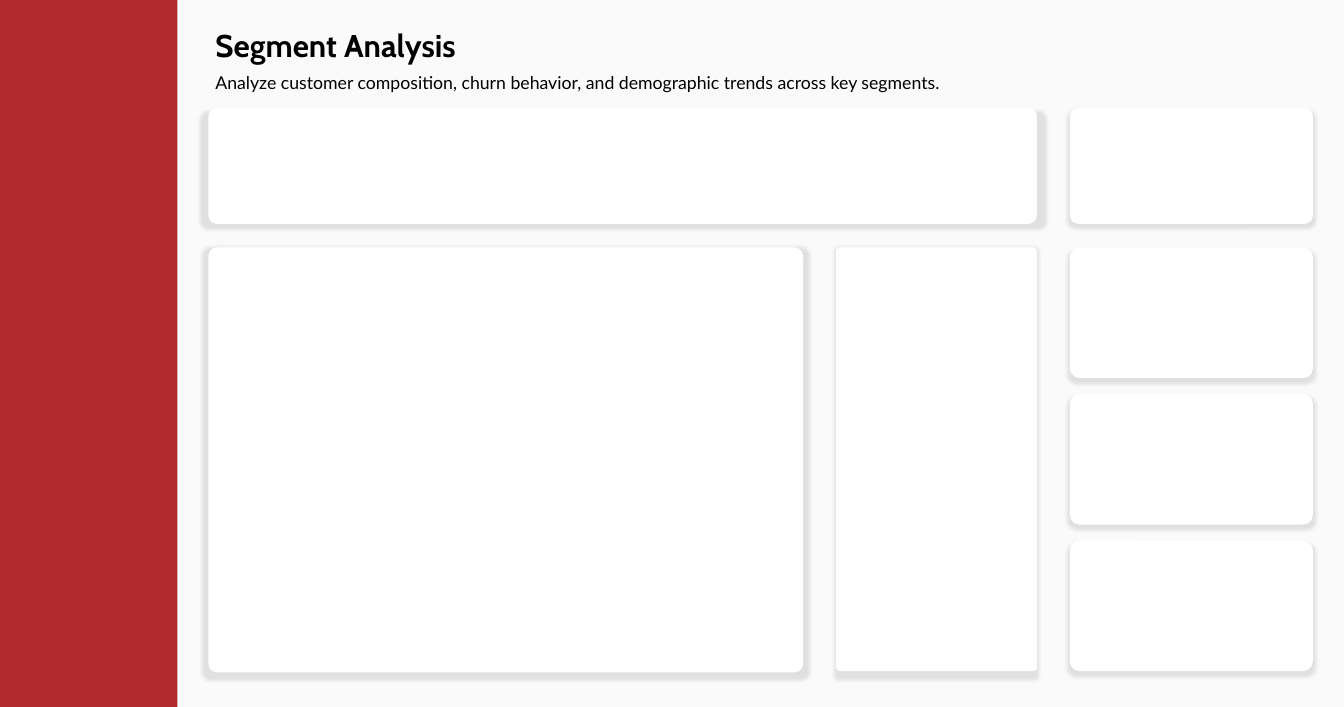
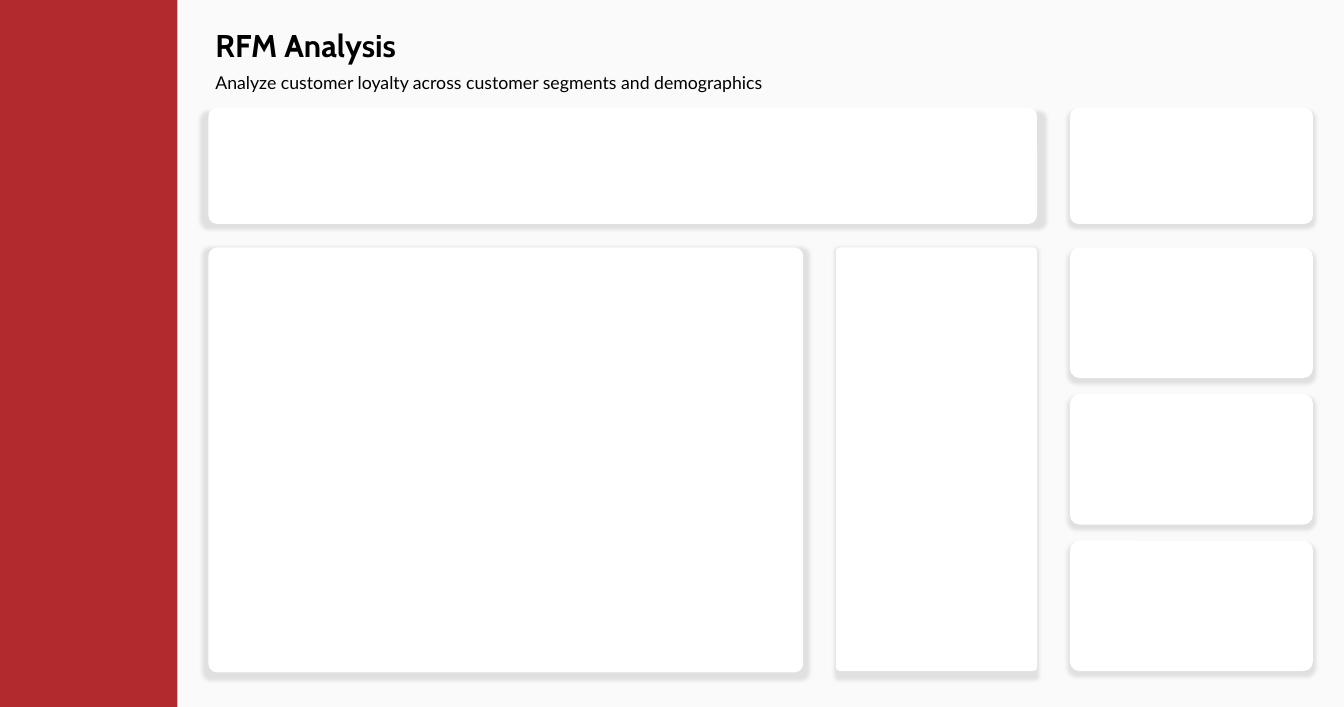
Before and after one commit to Truong2003-tqd/Highlands-Customer-Analysis, a slide deck: slide 6 of Power BI Report/Background/Dashboard Layout.pptx (slide 4 before the commit). Drawn at 1344x707 pixels with LibreOffice and Linux fonts; fonts in the diff are those of the drawing; background and template pictures are left out. Boxes give left, top, right and bottom in pixels: in the first picture for what was removed or moved away, otherwise in the second. Text is boxed around its words. In the diff, an @@ line names an element or a change of style, - is before the commit and + after.

```diff
--- a/Power BI Report/Background/Dashboard Layout.pptx
+++ b/Power BI Report/Background/Dashboard Layout.pptx
@@ text at bbox=[215, 33, 762, 93]: text changed @@
-Segment Analysis
-Analyze customer composition, churn behavior, and demographic trends across key segments.
+RFM Analysis
+Analyze customer loyalty across customer segments and demographics
```
Also in this commit, not shown: 5 other slides changed, 1 slide added, 5 other files.
